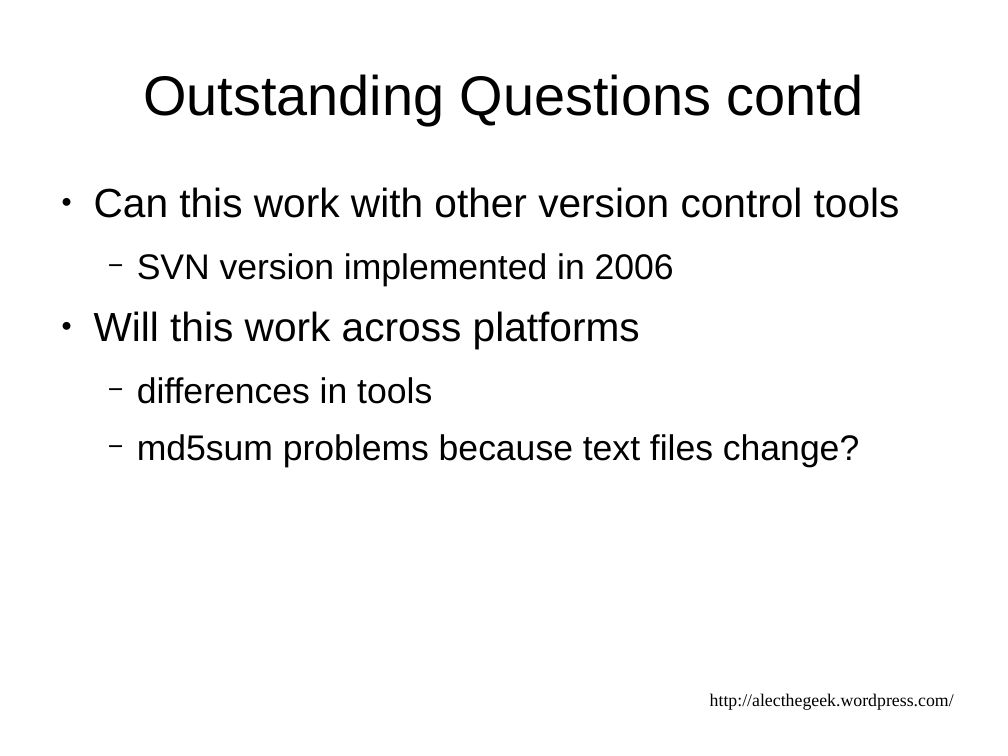
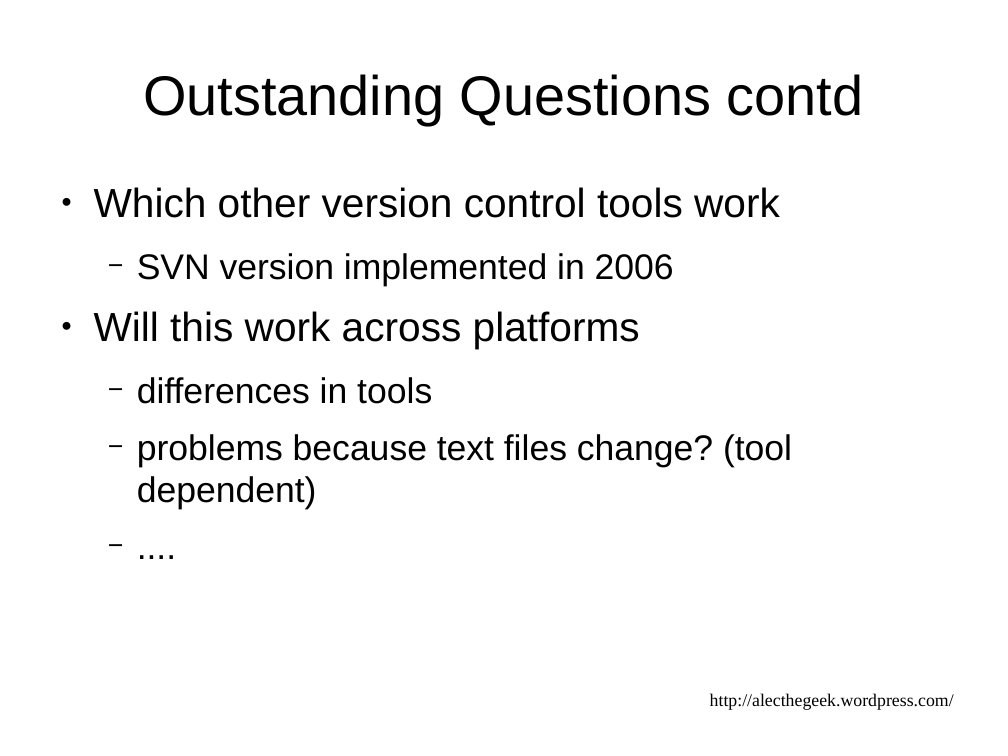
Before and after one commit to alecthegeek/gitbuilding, a slide deck: slide 34 of DevOpsDownUnderPresentation.odp (slide 33 before the commit). Drawn at 1008x756 pixels with LibreOffice and Linux fonts; fonts in the diff are those of the drawing. Boxes give left, top, right and bottom in pixels: in the first picture for what was removed or moved away, otherwise in the second. Text is boxed around its words. In the diff, an @@ line names an element or a change of style, - is before the commit and + after.

```diff
--- a/DevOpsDownUnderPresentation.odp
+++ b/DevOpsDownUnderPresentation.odp
@@ text at (94, 187, 780, 218): text changed @@
-● Can this work with other version control tools
+● Which other version control tools work
@@ text at (137, 434, 792, 510): text changed @@
-  − md5sum problems because text files change?
+  − problems because text files change? (tool dependent)
+  − ....
```
Also in this commit, not shown: 7 other slides changed, 2 slides added, 1 slide removed, 7 other files.
